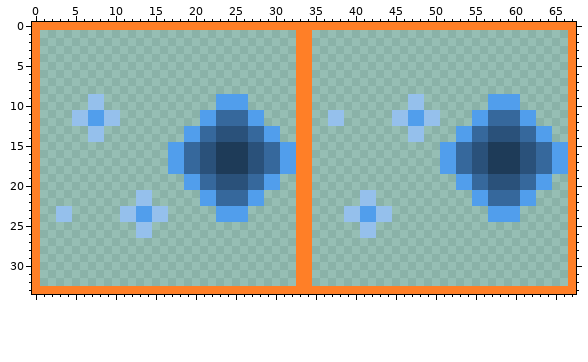
Sprite sheet, stored at assets/art/Frostbolt-animation.png. The picture above was drawn from the file before the commit.
The file is 68x34 pixels.
The result:
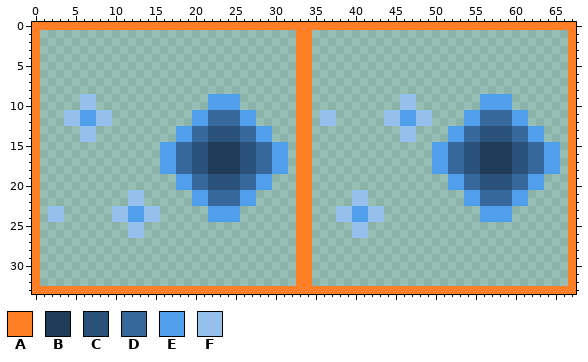
Palette (. is transparent): A #ff7f27  B #1e3b58  C #2a517a  D #36689c  E #519eec  F #95c0ec
From the commit log: animation frostbolt vonandi fixað
The exact change:
Changed rows in their new state; - is an unchanged pixel.
first column x 2:
 9 ----F-.-------------E---.-------------------F-.-------E---.------
10 ----F-.-------------E---.-------------------F-.-------E---.------
11 --F-E-F-.---------E-D---E-.-------F-.-----F-E-F-.---E-D---E-.----
12 --F-E-F-.---------E-D---E-.-------F-.-----F-E-F-.---E-D---E-.----
13 ----F-.---------E-D-C---D-E-.---------------F-.---E-D-C---D-E-.--
14 ----F-.---------E-D-C---D-E-.---------------F-.---E-D-C---D-E-.--
15 --------------E-D-C-B---C-D-E-.-----------------E-D-C-B---C-D-E-.
16 --------------E-D-C-B---C-D-E-.-----------------E-D-C-B---C-D-E-.
17 --------------E-D-C-B---C-D-E-.-----------------E-D-C-B---C-D-E-.
18 --------------E-D-C-B---C-D-E-.-----------------E-D-C-B---C-D-E-.
19 ----------------E-D-C---D-E-.---------------------E-D-C---D-E-.--
20 ----------------E-D-C---D-E-.---------------------E-D-C---D-E-.--
21 ----------F-.-----E-D---E-.-----------F-.-----------E-D---E-.----
22 ----------F-.-----E-D---E-.-----------F-.-----------E-D---E-.----
23 F-.-----F-E-F-.-----E---.-----------F-E-F-.-----------E---.------
24 F-.-----F-E-F-.-----E---.-----------F-E-F-.-----------E---.------
25 ----------F-.-------------------------F-.------------------------
26 ----------F-.-------------------------F-.------------------------
Where, in picture pixels (left, top, right, bottom), the same in both pictures:
changed: (48, 94, 296, 238)
changed: (320, 94, 488, 238)
changed: (512, 94, 568, 222)
